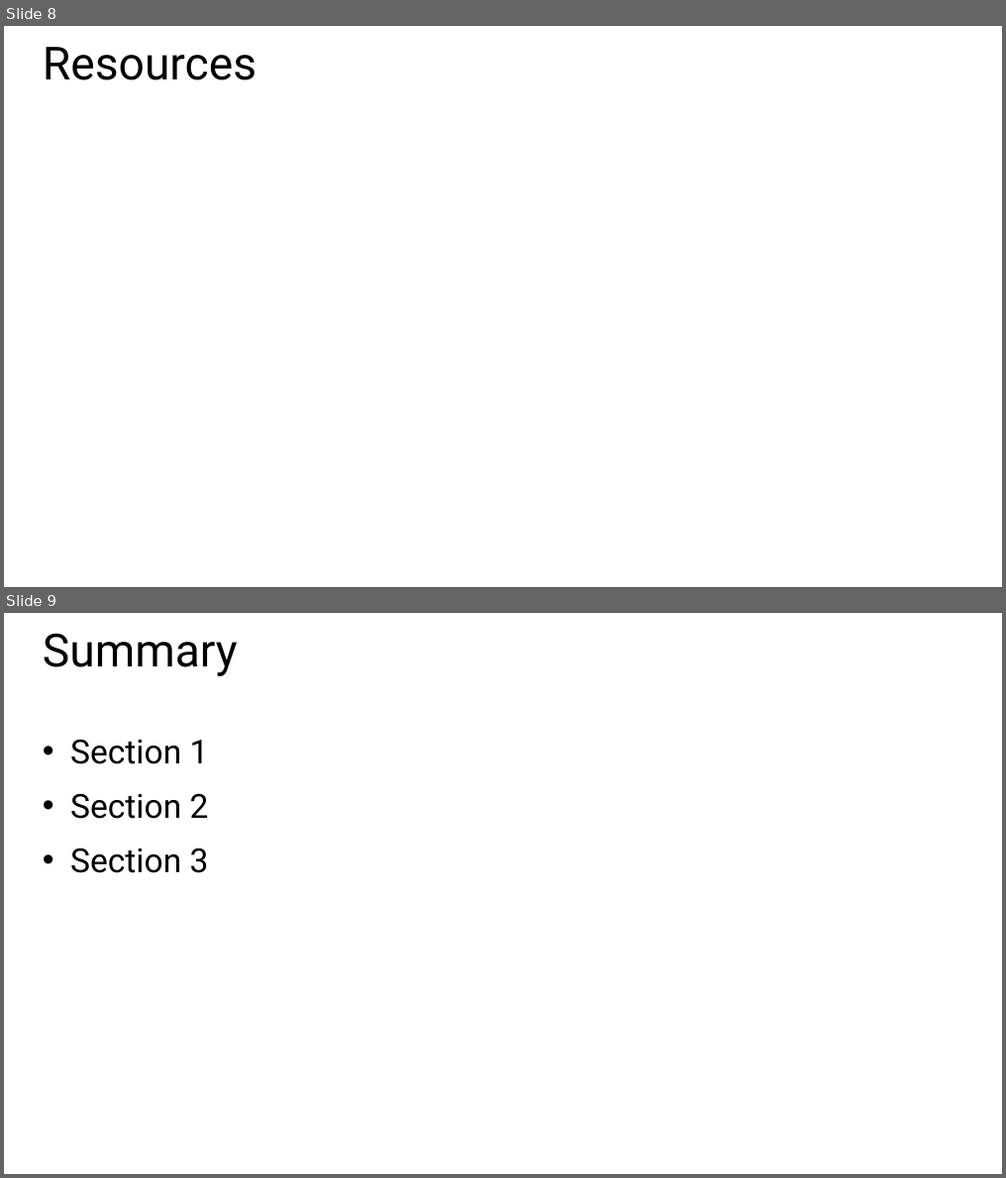
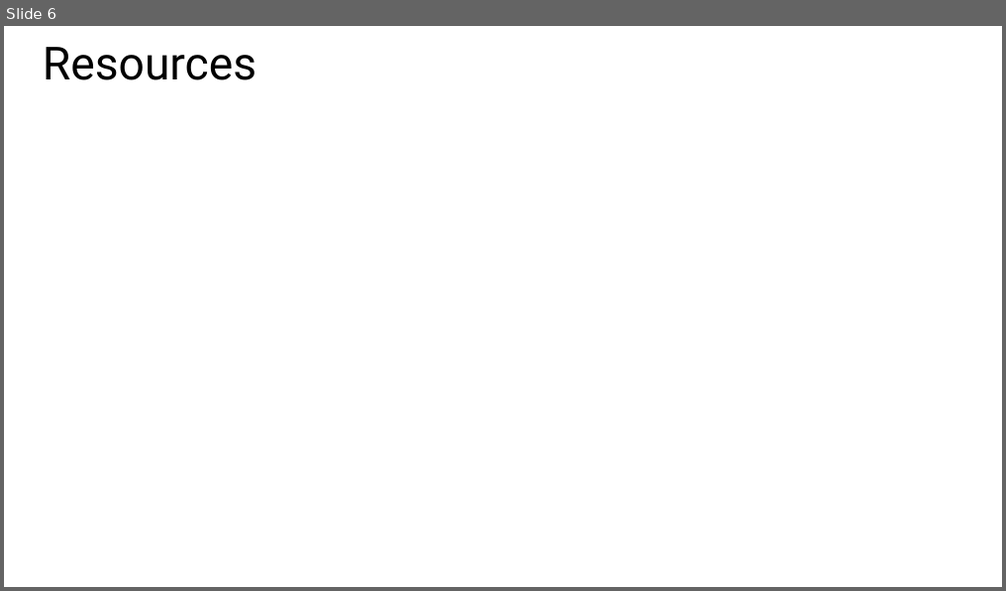
Before and after one commit to CharaD7/FrayedKnot, a slide deck: Slides/M5 Client.pptx. Shown one above the other, each under a label of ours: slides 8 and 9 before the commit, slide 6 after it. The pictures are 1006x1178 and 1006x591 pixels, drawn with LibreOffice and Linux fonts; fonts in the diff are those of the drawing. Boxes give left, top, right and bottom in pixels: in the first picture for what was removed or moved away, otherwise in the second. Text is boxed around its words. In the diff, an @@ line names an element or a change of style, - is before the commit and + after.

```diff
--- a/Slides/M5 Client.pptx
+++ b/Slides/M5 Client.pptx
@@ slide 9 removed at (4, 613, 1002, 1174), background #FFFFFF @@
@@ title removed at (43, 633, 238, 676) @@
-Summary
@@ text removed at (70, 739, 209, 873) @@
-• Section 1
-• Section 2
-• Section 3
@@ what was slide 8 is now slide 6 @@
```
Also in this commit, not shown: 1 slide changed, 1 slide added, 2 other slides removed, 1 other file.
